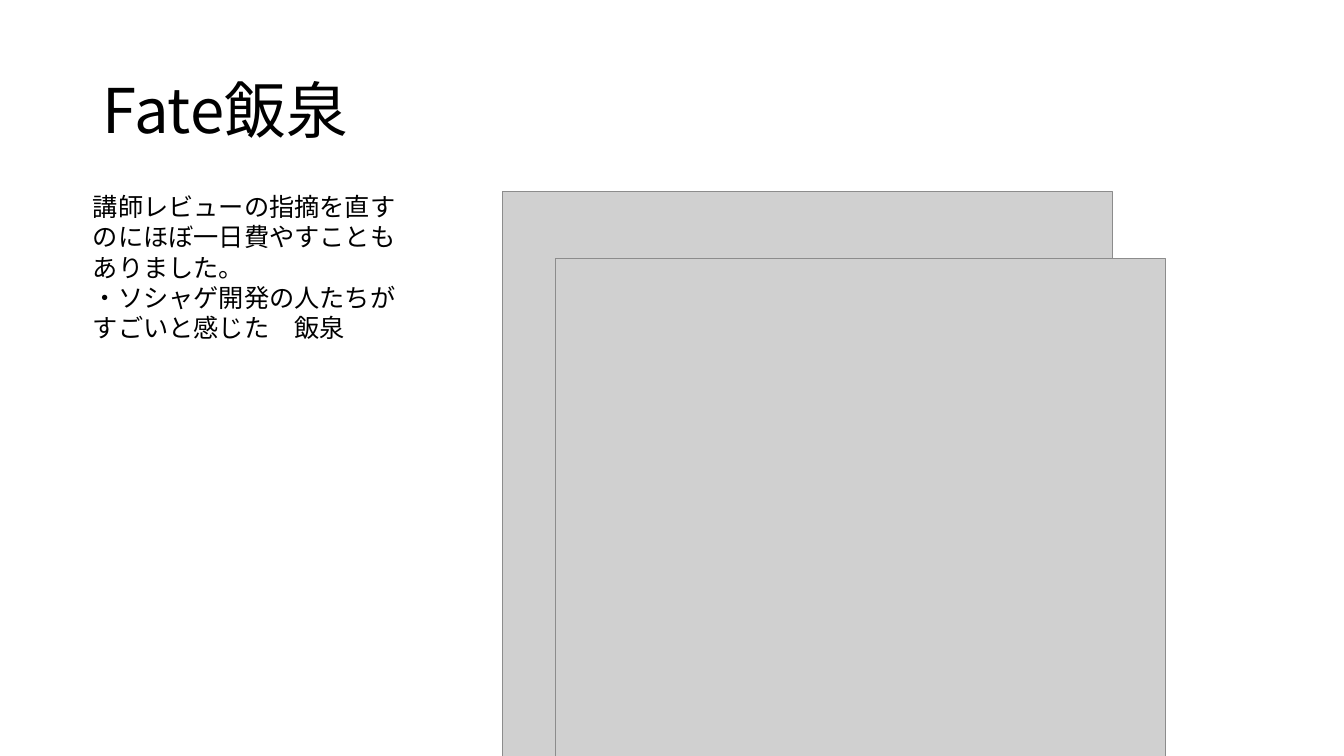
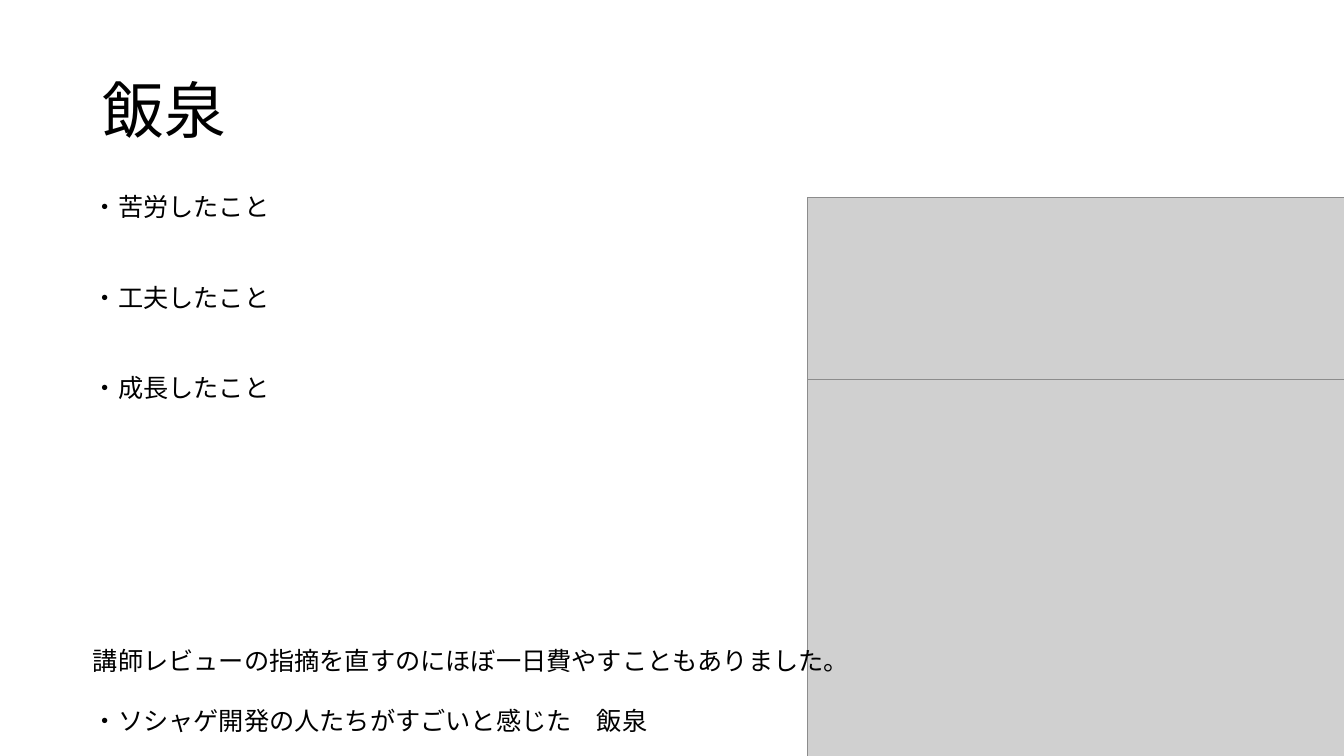
Before and after one commit to dojo2023/E-3, a slide deck: slide 20 of doc/チーム開発成果発表.pptm (slide 19 before the commit). Drawn at 1344x756 pixels with LibreOffice and Linux fonts; fonts in the diff are those of the drawing; grey boxes stand for pictures. Boxes give left, top, right and bottom in pixels: in the first picture for what was removed or moved away, otherwise in the second. Text is boxed around its words. In the diff, an @@ line names an element or a change of style, - is before the commit and + after.

```diff
--- a/doc/チーム開発成果発表.pptm
+++ b/doc/チーム開発成果発表.pptm
@@ title at bbox=[102, 81, 225, 138]: text changed @@
-Fate飯泉
+飯泉
@@ text at bbox=[93, 194, 269, 399]: paragraphs added @@
+・苦労したこと
+・工夫したこと
+・成長したこと
@@ picture: place and size @@
-picture at bbox=[502, 192, 1112, 756]
+picture at bbox=[808, 197, 1344, 756]
@@ picture: place and size @@
-picture at bbox=[556, 258, 1166, 756]
+picture at bbox=[808, 380, 1344, 756]
```
Also in this commit, not shown: 9 other slides changed, 2 slides added, 2 slides removed.
